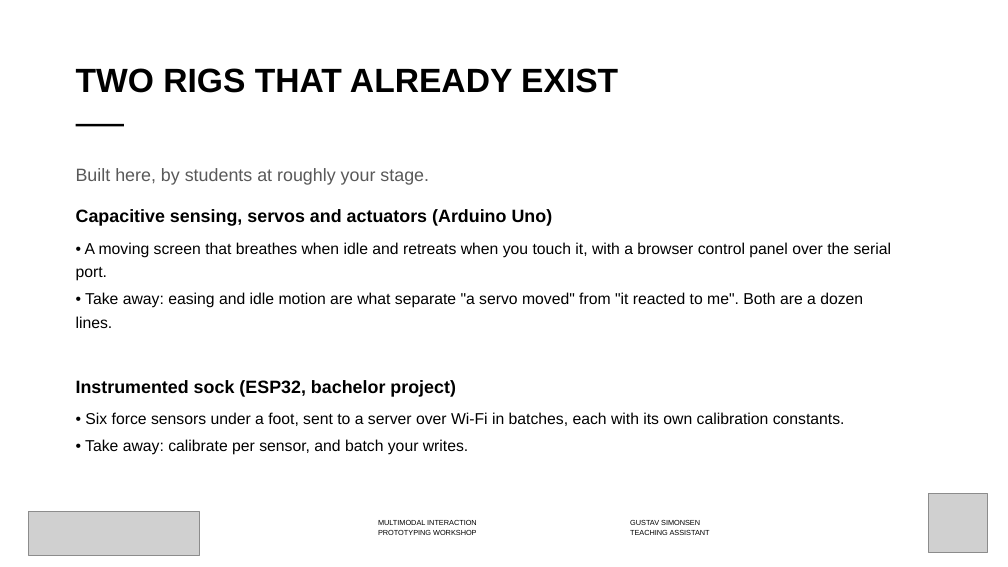
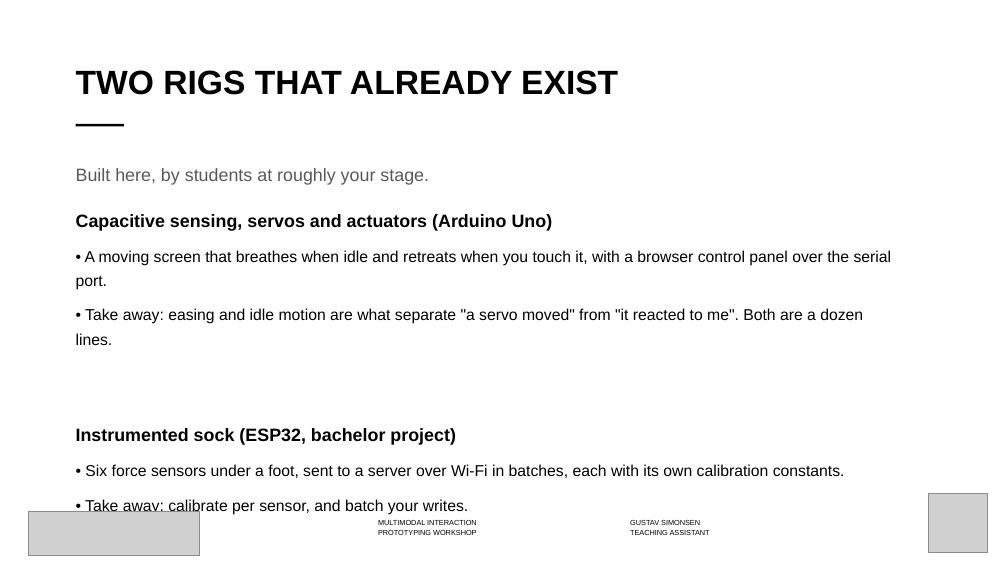
Before and after one commit to labtools-au/multimodal-actuator-workshop, a slide deck: slide 15 of docs/multimodal-actuator-workshop.pptx. Drawn at 1008x567 pixels with LibreOffice and Linux fonts; fonts in the diff are those of the drawing; grey boxes stand for pictures; background and template pictures are left out. Boxes give left, top, right and bottom in pixels: in the first picture for what was removed or moved away, otherwise in the second. Text is boxed around its words. In the diff, an @@ line names an element or a change of style, - is before the commit and + after.

```diff
--- a/docs/multimodal-actuator-workshop.pptx
+++ b/docs/multimodal-actuator-workshop.pptx
@@ title "TWO RIGS THAT ALREADY EXIST" at <box>76,70,618,95</box>: line spacing 0.98 to 1 @@
@@ text "Built here, by students at ...": place and size @@
-text "Built here, by students at ..." at <box>76,209,892,455</box>
+text "Built here, by students at ..." at <box>76,168,892,478</box>
@@ text at <box>76,214,892,478</box>: line spacing 1.25 to 1.28; more space between paragraphs @@
```
Also in this commit, not shown: 18 other slides changed, 6 other files.
